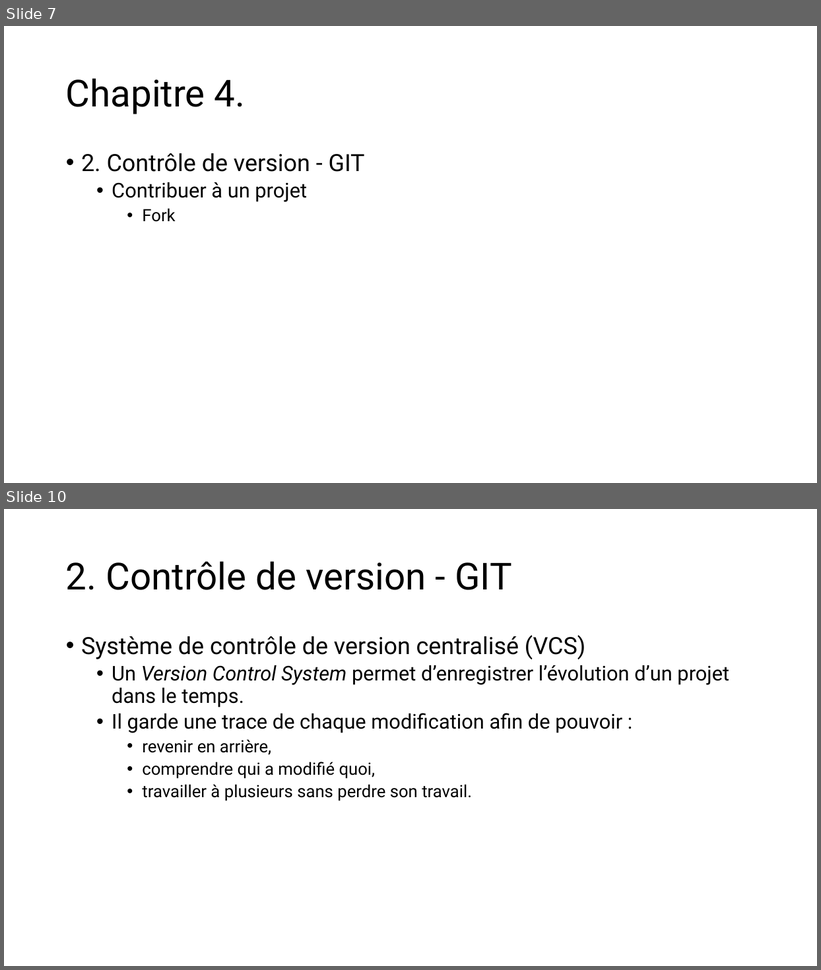
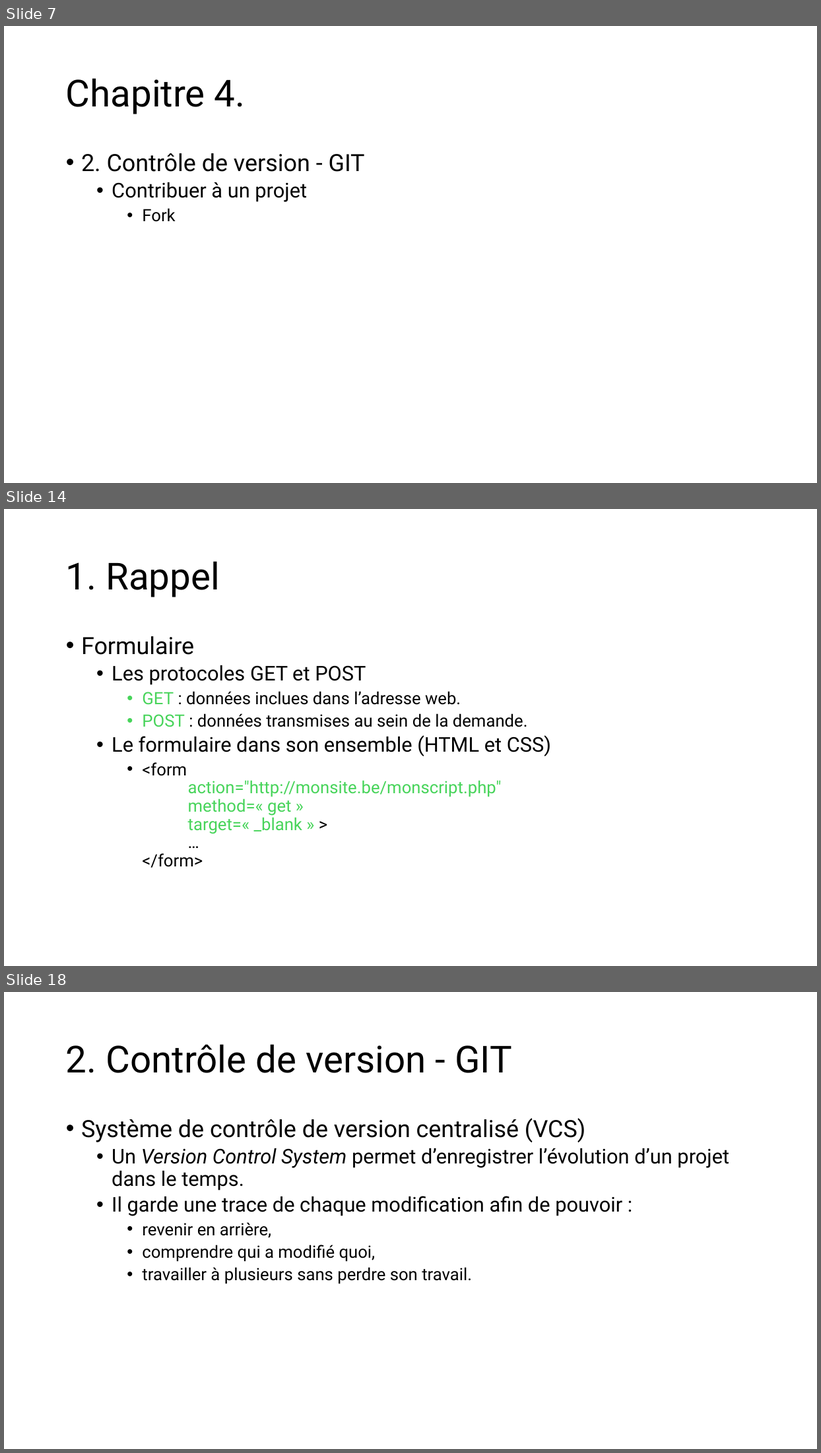
Before and after one commit to LJKhnor/Chapitre-4, a slide deck: Chapitre 4.pptx. Shown one above the other, each under a label of ours: slides 7 and 10 before the commit, slides 7, 14 and 18 after it; the slides between them are not shown. The pictures are 821x970 and 821x1453 pixels, drawn with LibreOffice and Linux fonts; fonts in the diff are those of the drawing. Boxes give left, top, right and bottom in pixels: in the first picture for what was removed or moved away, otherwise in the second. Text is boxed around its words. In the diff, an @@ line names an element or a change of style, - is before the commit and + after.

Commit message:
ajout des slides de rappel + fin de git

```diff
--- a/Chapitre 4.pptx
+++ b/Chapitre 4.pptx
@@ slide 14 added at (4, 509, 817, 966), background #FFFFFF @@
@@ title added at (66, 561, 220, 597), 44 pt, text #000000 @@
+1. Rappel
@@ text added at (81, 636, 551, 868), 20 pt, text #000000 @@
+• Formulaire
+  • Les protocoles GET et POST
+    • GET : données inclues dans l’adresse web.
+    • POST : données transmises au sein de la demande.
+  • Le formulaire dans son ensemble (HTML et CSS)
+    • <form
+      action="http://monsite.be/monscript.php"
+      method=« get »
+      target=« _blank » >
+      …
+      </form>
@@ what was slide 10 is now slide 18 @@
```
Also in this commit, not shown: 11 slides changed, 13 other slides added, 22 slides removed.
